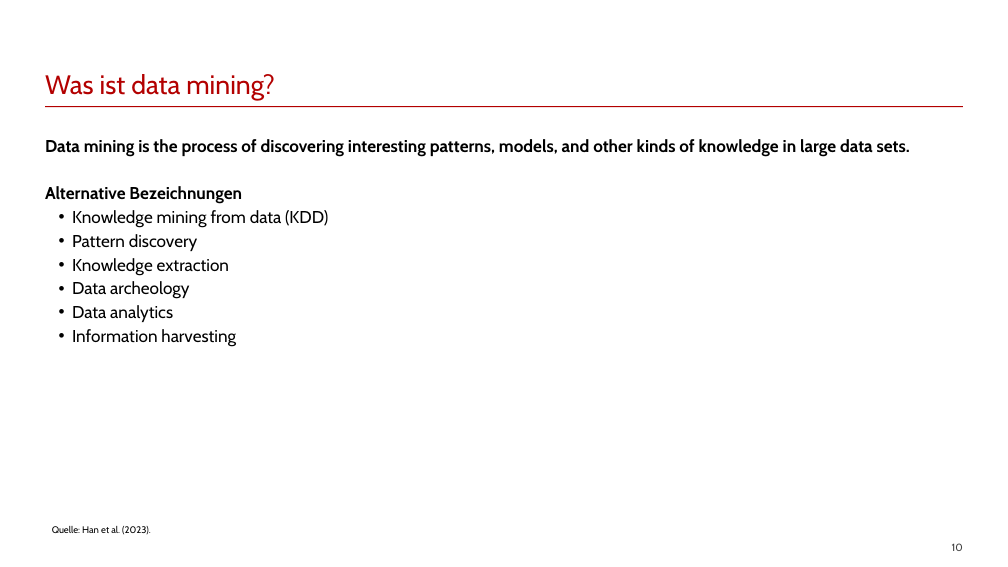
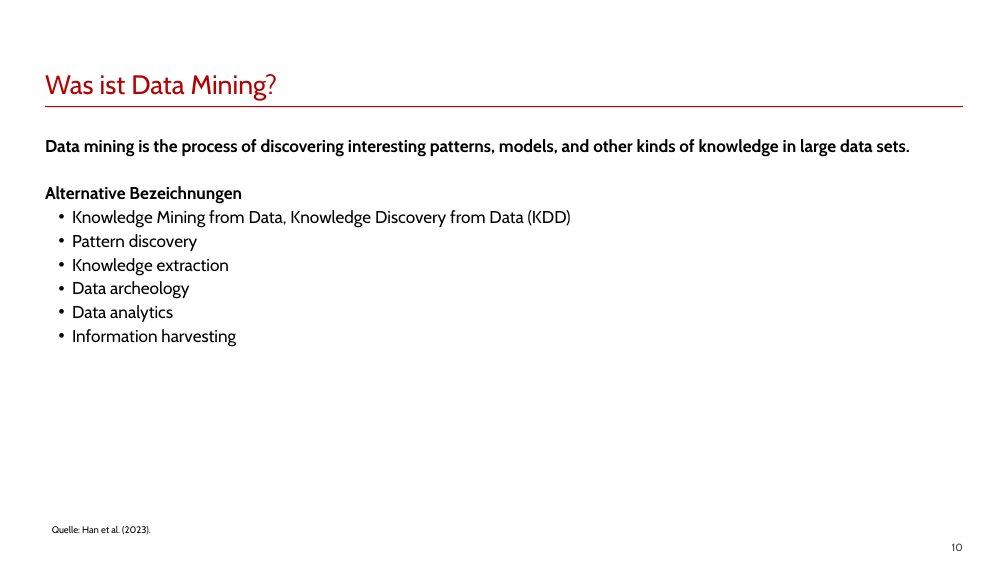
Before and after one commit to franzmohr/intro-data-mining-de, a slide deck: slide 10 of data-mining.odp. Drawn at 1008x567 pixels with LibreOffice and Linux fonts; fonts in the diff are those of the drawing. Boxes give left, top, right and bottom in pixels: in the first picture for what was removed or moved away, otherwise in the second. Text is boxed around its words. In the diff, an @@ line names an element or a change of style, - is before the commit and + after.

```diff
--- a/data-mining.odp
+++ b/data-mining.odp
@@ title at box(45, 74, 277, 100): text changed @@
-Was ist data mining?
+Was ist Data Mining?
@@ text at box(72, 210, 571, 228): text changed @@
-• Knowledge mining from data (KDD)
+• Knowledge Mining from Data, Knowledge Discovery from Data (KDD)
```
Also in this commit, not shown: 24 other slides changed, 5 slides added, 8 other files.
